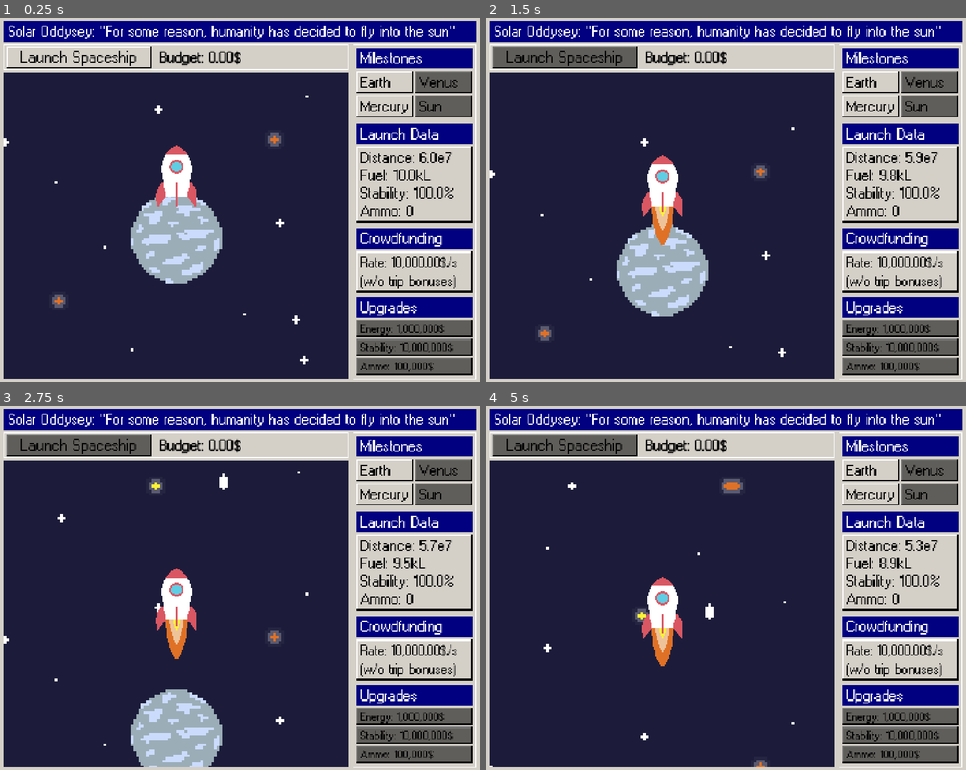
Above: before the commit, frames 1-4 (two rows, left to right).
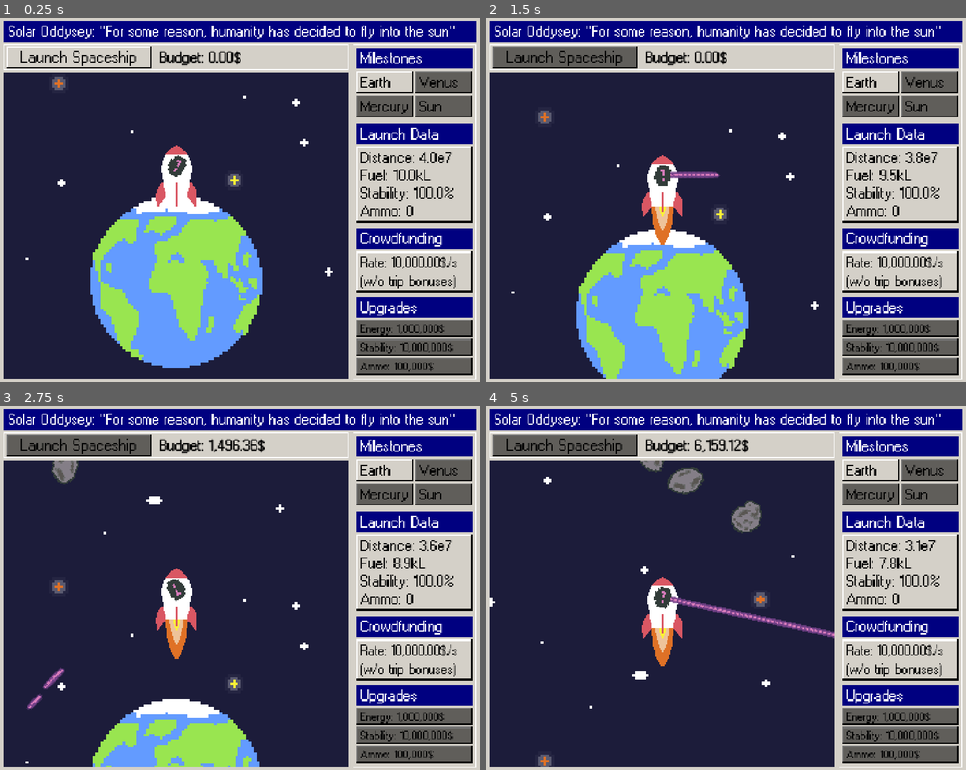
Above: after the commit, the same moments.

Repository: vempr/solar-oddysey
Game: Godot game, scene res://scenes/game.tscn
The game is run twice, just before and just after one commit, with the same random seed, the same clock (stepped at 60 frames per second) and the same inputs.
Inputs (mouse positions are in pixels of both pictures, inside the frame that each line leads up to):
- Up to frame 1 (0.25 s): no input
- Up to frame 2 (1.5 s): click (562, 58) at 0.5 s; tap Enter at 1.25 s; move the mouse to (831, 181) at 1.27 s; press the mouse at (831, 181) at 1.28 s
- Up to frame 3 (2.75 s): move the mouse to (139, 606) at 2.02 s; release the mouse at (139, 606) at 2.03 s; click (139, 606) at 2.1 s
- Up to frame 4 (5 s): move the mouse to (774, 507) at 2.77 s; press the mouse at (774, 507) at 2.78 s; move the mouse to (702, 660) at 3.52 s; release the mouse at (702, 660) at 3.53 s; click (702, 660) at 3.6 s; move the mouse to (870, 642) at 4.27 s; press the mouse at (870, 642) at 4.28 s

The runs differ from the first frame. In frame 1, 14% of the frame differs, in the area x 0-90%, y 16-97%; in frame 2, 14%; in frame 3, 7.3%; in frame 4, 3.4%.

Commit message:
spaceship gun shoots bullet and destroys any asteroid in the way, budget increases for every asteroid eliminated

Diff:
--- a/project.godot
+++ b/project.godot
@@ -32,6 +32,14 @@
 
 enabled=PackedStringArray("res://addons/godot_super-wakatime/plugin.cfg")
 
+[input]
+
+shoot={
+"deadzone": 0.2,
+"events": [Object(InputEventMouseButton,"resource_local_to_scene":false,"resource_name":"","device":-1,"window_id":0,"alt_pressed":false,"shift_pressed":false,"ctrl_pressed":false,"meta_pressed":false,"button_mask":0,"position":Vector2(0, 0),"global_position":Vector2(0, 0),"factor":1.0,"button_index":1,"canceled":false,"pressed":false,"double_click":false,"script":null)
+]
+}
+
 [rendering]
 
 textures/canvas_textures/default_texture_filter=0
--- a/scenes/asteroid.tscn
+++ b/scenes/asteroid.tscn
@@ -14,6 +14,7 @@
 scale = Vector2(4, 4)
 
 [node name="CollideArea" type="Area2D" parent="."]
+collision_layer = 3
 
 [node name="CollisionShape2D" type="CollisionShape2D" parent="CollideArea"]
 shape = SubResource("CapsuleShape2D_tiu4v")
--- /dev/null
+++ b/scenes/bullet.tscn
@@ -0,0 +1,26 @@
+[gd_scene load_steps=4 format=3 uid="uid://cwptkr08r4ny7"]
+
+[ext_resource type="Texture2D" uid="uid://ds2101oq1hsu0" path="res://assets/aseprite/spaceship/ammo.png" id="1_mkf8s"]
+[ext_resource type="Script" uid="uid://b0f60tux23pfl" path="res://scripts/bullet.gd" id="1_y25gk"]
+
+[sub_resource type="CapsuleShape2D" id="CapsuleShape2D_y25gk"]
+radius = 3.0
+height = 16.0
+
+[node name="Bullet" type="Area2D"]
+z_index = 3
+scale = Vector2(3, 3)
+collision_layer = 2
+collision_mask = 2
+script = ExtResource("1_y25gk")
+
+[node name="Ammo" type="Sprite2D" parent="."]
+z_index = 1
+rotation = 1.5707964
+texture = ExtResource("1_mkf8s")
+
+[node name="CollisionShape2D" type="CollisionShape2D" parent="."]
+rotation = 1.5707964
+shape = SubResource("CapsuleShape2D_y25gk")
+
+[connection signal="area_entered" from="." to="." method="_on_area_entered"]
--- a/scenes/game.tscn
+++ b/scenes/game.tscn
@@ -11,6 +11,7 @@
 [ext_resource type="Texture2D" uid="uid://dit5yldu8b73e" path="res://assets/aseprite/spaceship/ship-30.png" id="6_ir15t"]
 [ext_resource type="Script" uid="uid://da3fqpmlunqrr" path="res://scripts/rocket.gd" id="7_5newe"]
 [ext_resource type="Texture2D" uid="uid://b0bj3hrgofgn3" path="res://assets/aseprite/spaceship/ship-40.png" id="7_ca42v"]
+[ext_resource type="Texture2D" uid="uid://doulujakm6cl0" path="res://assets/aseprite/spaceship/gun.png" id="8_e1j6l"]
 [ext_resource type="Texture2D" uid="uid://bdundjwrbc2dq" path="res://assets/aseprite/spaceship/ship-50.png" id="8_rysoc"]
 [ext_resource type="Texture2D" uid="uid://belf5bhrvkdwa" path="res://assets/aseprite/astronaut.png" id="9_bt5mj"]
 [ext_resource type="Texture2D" uid="uid://bls4y8xh22m17" path="res://assets/aseprite/spaceship/ship-60.png" id="9_ssvqc"]
@@ -1158,6 +1159,16 @@
 scale = Vector2(3, 3)
 script = ExtResource("7_5newe")
 
+[node name="Gun" type="Node2D" parent="Rocket"]
+unique_name_in_owner = true
+position = Vector2(0, -10.666641)
+rotation = -6.2831855
+
+[node name="GunSprite" type="Sprite2D" parent="Rocket/Gun"]
+z_index = 5
+scale = Vector2(2, 2)
+texture = ExtResource("8_e1j6l")
+
 [node name="Astronaut" type="Sprite2D" parent="Rocket"]
 position = Vector2(3.8146973e-06, -4)
 rotation = 6.2831855
@@ -1263,12 +1274,11 @@
 
 [node name="HitArea" type="Area2D" parent="Rocket"]
 unique_name_in_owner = true
-monitoring = false
-monitorable = false
 
 [node name="CollisionShape2D" type="CollisionShape2D" parent="Rocket/HitArea"]
 position = Vector2(0, -4)
 shape = SubResource("CapsuleShape2D_264po")
+metadata/_edit_lock_ = true
 
 [connection signal="activate_gui" from="." to="Rects" method="_on_game_activate_gui"]
 [connection signal="countdown" from="." to="Rects" method="_on_game_countdown"]
--- a/scripts/G.gd
+++ b/scripts/G.gd
@@ -17,3 +17,29 @@
 	var base = x / pow(10, exponent)
 
 	return str(snapped(base, 0.1), "e", int(exponent))
+
+
+func to_money(x: float) -> String:
+	var rounded = snapped(x, 0.01)
+	var parts := str(rounded).split(".")
+
+	var int_str := parts[0]
+	var dec_str := parts[1] if parts.size() > 1 else ""
+
+	var formatted_int := ""
+	var count := 0
+
+	for i in range(int_str.length() - 1, -1, -1):
+		formatted_int = int_str[i] + formatted_int
+		count += 1
+
+		if count == 3 and i != 0:
+			formatted_int = "," + formatted_int
+			count = 0
+
+	if dec_str.length() < 2:
+		dec_str += "0".repeat(2 - dec_str.length())
+	else:
+		dec_str = dec_str.substr(0, 2)
+
+	return formatted_int + "." + dec_str
--- a/scripts/STATE.gd
+++ b/scripts/STATE.gd
@@ -1,7 +1,7 @@
 extends Node
 
 var completed := false
-var planet: G.PLANET = G.PLANET.MERCURY
+var planet: G.PLANET = G.PLANET.EARTH
 var launched := false
 var upgrades := {
 	"fuel": 1,
@@ -9,6 +9,7 @@
 	"ammo": 1
 } # max upgrade is 15
 
+var budget := 0.0
 var distance := 40_000_000.0
 var fuel := 10.0
 var stability := 100.00
--- /dev/null
+++ b/scripts/bullet.gd
@@ -0,0 +1,14 @@
+extends Area2D
+
+
+func _process(delta: float) -> void:
+	position += delta * 800.0 * Vector2.RIGHT.rotated(rotation)
+	if abs(position.x) > 10000.0 || abs(position.y) > 10000.0:
+		queue_free()
+
+
+func _on_area_entered(area: Area2D) -> void:
+	if area.name == "CollideArea":
+		area.get_parent().queue_free()
+		State.budget += randf_range(1000, 1500)
+		queue_free()
--- a/scripts/map.gd
+++ b/scripts/map.gd
@@ -31,12 +31,12 @@
 		G.PLANET.VENUS:
 			%AsteroidPathFollow.progress_ratio = randf_range(0.25, 0.54)
 		G.PLANET.MERCURY:
-			%AsteroidPathFollow.progress_ratio = randf_range(0.58, 0.95)
-			ast.MIN_SPEED = 100.0
-			ast.MAX_SPEED = 200.0
+			%AsteroidPathFollow.progress_ratio = randf_range(0.6, 0.9)
+			#ast.MIN_SPEED = 100.0
+			#ast.MAX_SPEED = 200.0
 
-	ast.global_position.x = %AsteroidPathFollow.position.x/8.0
-	ast.global_position.y = %AsteroidPathFollow.position.y/8.0
+	ast.global_position.x = -600.0
+	ast.global_position.y = %AsteroidPathFollow.global_position.y/8.0
 	%Asteroids.add_child(ast)
 
 	a.append(ast)
--- a/scripts/rects.gd
+++ b/scripts/rects.gd
@@ -15,6 +15,7 @@
 		G.PLANET.VENUS:
 			%MilestoneVenus/Deactivated.visible = false
 		G.PLANET.MERCURY:
+			%MilestoneVenus/Deactivated.visible = false
 			%MilestoneMercury/Deactivated.visible = false
 
 	update_state()
@@ -22,6 +23,8 @@
 
 
 func _process(delta: float) -> void:
+	%Budget.text = "Budget: " + G.to_money(State.budget) + "$"
+
 	if t < t0:
 		t += delta
 		if t > t0:
--- a/scripts/rocket.gd
+++ b/scripts/rocket.gd
@@ -1,10 +1,18 @@
 extends Node2D
 
 signal dead
+@onready var BulletScene := preload("res://scenes/bullet.tscn")
 
 
 func _process(_delta: float) -> void:
-	pass
+	%Gun.look_at(get_global_mouse_position())
+	%Gun.rotation += deg_to_rad(90)
+
+	if Input.is_action_pressed("shoot"):
+		var b = BulletScene.instantiate()
+		b.rotation = %Gun.rotation - deg_to_rad(90)
+		b.global_position = %Gun.global_position
+		get_parent().add_child(b)
 
 
 func hide_all() -> void:
@@ -57,9 +65,11 @@
 	elif s >= 0.0:
 		%Ship10.visible = true
 	else:
+		State.stability = 0.0
 		dead.emit()
 
 		%Ship.visible = false
+		%Gun.visible = false
 		%HitArea.set_deferred("monitoring", false)
 		%HitArea.set_deferred("monitorable", false)
 
Not shown: 1 places in scenes/game.tscn that only renumber resources
Not shown, added: scripts/bullet.gd.uid
